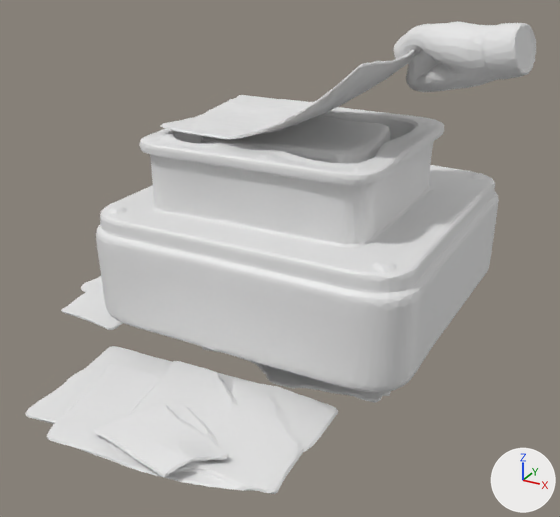
The glTF model public/3d/fiberglass-layup.glb as it was, and as the next commit left it.
Before and after are seen from a 50 mm lens placed at (1.51, -2.5, 0.97), pointed at (0.14, -0.02, -0.27). Arrows for +X, +Y and +Z are at lower right; the lights stay in place. The first picture is the older version. Where no turn or scale is listed for an object, it has been applied to the vertices.

Names of what the first picture shows: 'tmpyiheo_6y.ply'.
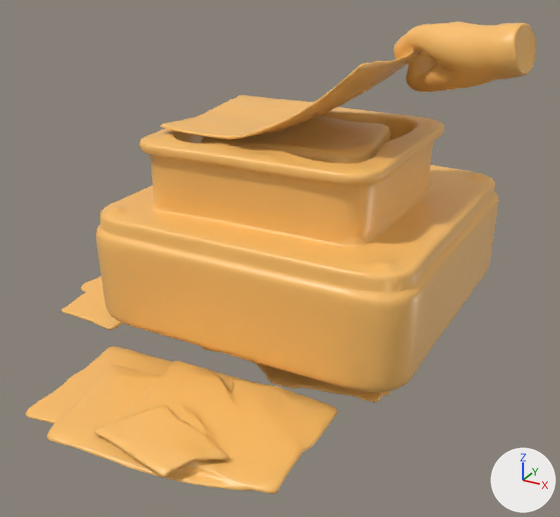
Patch to the scene script:
```diff
--- a/public/3d/fiberglass-layup.glb.py
+++ b/public/3d/fiberglass-layup.glb.py
@@ img_fiberglass_layup_normal @@
+img_fiberglass_layup_normal = load_image('fiberglass-layup-normal', '_unpacked/fiberglass-layup-normal', 512, 512, 'Non-Color')
@@ mat_fiberglass_layup_material @@
+mat_fiberglass_layup_material = bpy.data.materials.new('fiberglass-layup-material')
+# colours: orange #ffc269
+# uses the picture img_fiberglass_layup_normal
@@ me_tmpyiheo_6y_ply @@
 me_tmpyiheo_6y_ply.from_pydata(...)  # 9880 vertices, 20000 faces; spans x -1.0..0.96, y -0.96..0.99, z -0.69..0.65
+me_tmpyiheo_6y_ply.materials.append(mat_fiberglass_layup_material)
```

What differs and where, as boxes [x1, y1, x2, y2] in the pictures (560 x 517 px):
'tmpyiheo_6y.ply', recoloured (white to orange)
    both: [25, 21, 536, 494]
